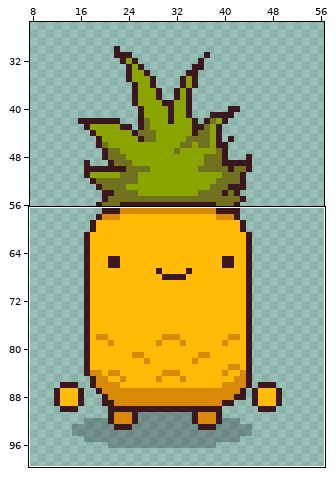
A pixel-art file gets an edit: MitybosPrograma/Assets/Sprites/Vitamin/FarmPineapple.aseprite. The first picture is a wide view before the edit; the outline marks the close-up.
Close-up. The starting point:
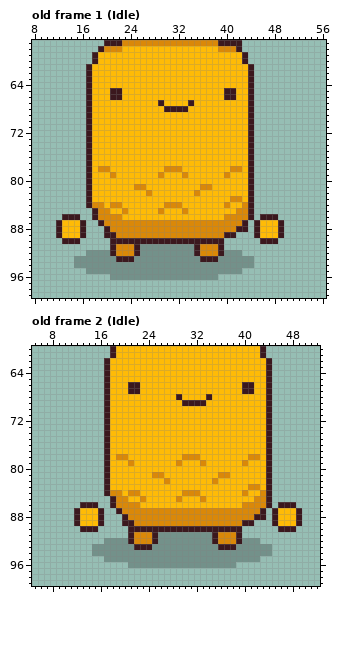
64x100 pixels, 22 frames. Colours within 5 levels of each other are drawn and written as one. Shown: old frame 1 (Idle): x 8..56, y 57..99; old frame 2 (Idle): x 5..52, y 60..99. The wide view leaves out empty margins. The commit also changed other frames or places, which this record leaves out.
The result:
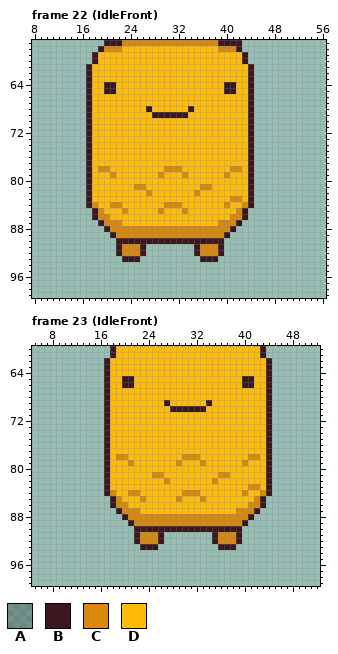
Palette (. is transparent): A #0000003c  B #3b181e  C #da8808  D #ffbb06
A new or re-ordered frame is compared with the old frame closest to it.
The edit:
frames 22 -> 35
Changed rows in their new state; - is an unchanged pixel.
Frame 22 (IdleFront) is new; against old frame 1 (Idle):
first column x 20:
 64 BB------------------BB
 65 B-D-------------------
 66 -DD-----------------DD
 67 ---------D----D-------
 68 -------B--DDDDB-------
 69 --------BBBBBB--------
first column x 12:
 84 -------D------------------------------
 85 --------D----------------------B.-----
 86 -...-----DD-----------------D--B.-...-
 87 .....------DDDDDDDDDDDDDDDD---B.-.....
 88 .....------------------------B..-.....
 89 .....---.--------------------.---.....
 90 -...-----.------------------------...-
 91 ---------.B--CB........---------------
 92 -----.....B--CB........-----...-------
 93 ---........--B..........---......-----
 94 ---..............................-----
 95 -----..........................-------
 96 ---------..................-----------
Frame 23 (IdleFront) is new; against old frame 2 (Idle):
first column x 20:
 65 BB------------------BB
 66 B-D-------------------
 67 -DD-----------------DD
 68 ---------D----D-------
 69 -------B--DDDDB-------
 70 --------BBBBBB--------
first column x 12:
 84 -------D------------------------------
 85 --------D----------------------B.-----
 86 -...-----DD-----------------D--B.-...-
 87 .....------DDDDDDDDDDDDDDDD---B.-.....
 88 .....------------------------B..-.....
 89 .....---.--------------------.---.....
 90 -...-----.------------------------...-
 91 ---------.B--CB........---------------
 92 -----.....B--CB........-----...-------
 93 ---........--B..........---......-----
 94 ---..............................-----
 95 -----..........................-------
 96 ---------..................-----------
